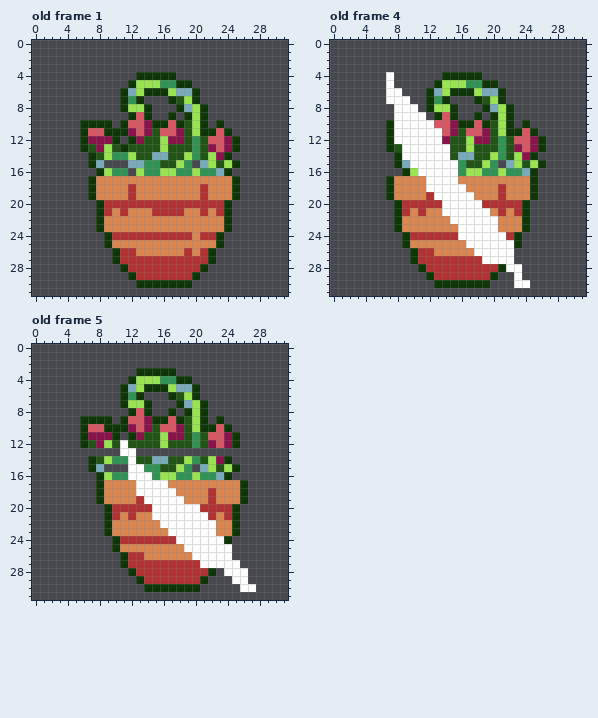
One commit to this pixel-art file: assets/plante.aseprite. Above, as it was before the edit.
32x32 pixels, 11 frames. Colours within 5 levels of each other are drawn and written as one. Shown: old frame 1, old frame 4, old frame 5. The commit also changed other frames, which this record leaves out.
The result:
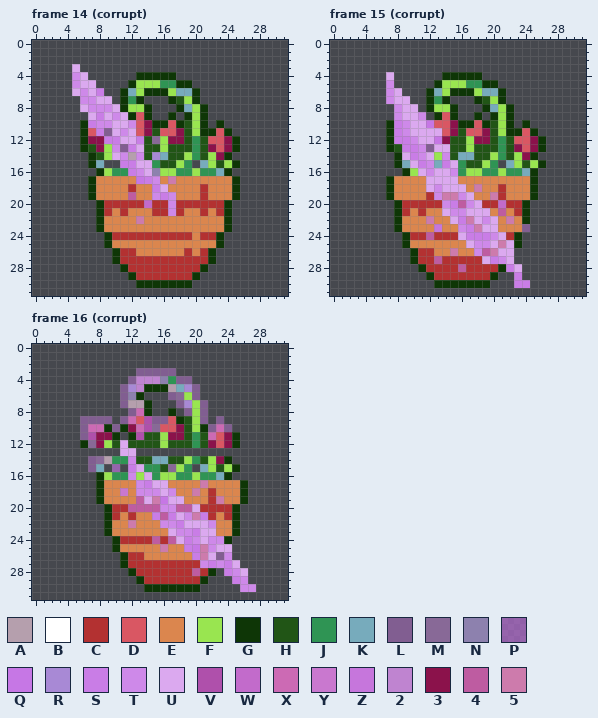
Palette (. is transparent): A #b59fad  B #ffffff  C #b33131  D #d95763  E #db864e  F #99e550  G #0e3606  H #215516  J #2f9454  K #77abbc  L #815e91  M #886997  N #8d81ae  P #c575e4a0  Q #c677e5  R #a889d5  S #c97de6  T #ce89e9  U #dba9ef  V #af50ab  W #c26bcb  X #cc6ab4  Y #c978cf  Z #c676dc  2 #bf84d0  3 #8b124b  4 #be5ca1  5 #cd7bac
A new or re-ordered frame is compared with the old frame closest to it.
What changed:
frames 11 -> 22
Changed rows in their new state; - is an unchanged pixel.
Frame 14 (corrupt) is new; against old frame 1, layer "Layer 2":
first column x 5:
 3 U------------
 4 TU-----------
 5 TUU----------
 6 UTUS---------
 7 -TTUU--------
 8 -UTTTU-------
 9 --USUTU------
10 --STTUUT-----
11 ---SLUTU-----
12 ----SSUUS-M--
13 -----TLSU----
14 -----UTAT-R--
15 ------SSUU---
16 -------STUN--
17 --------QST-5
18 ----------SU-
19 -------4--TST
20 ---------W--T
21 ------------T
22 --------5----
Frame 15 (corrupt) is new; against old frame 4, layer "Layer 2":
first column x 7:
 4 U-----------------
 5 T-----------------
 6 TU----------------
 7 TUU---------------
 8 -TUU--------------
 9 -TUUT-------------
10 -STUUQ------------
11 -STUUUU-----------
12 -SSTUUQ-----------
13 --SSTLUU----------
14 --USTUFT----------
15 ---USTKSU---------
16 ----UTUUT---------
17 -----UUUU---------
18 -----UTUUU-5------
19 ------T55TU--5----
20 -------TS4TU--W---
21 -------UTTUUU-4---
22 -----5--US5UTU-5--
23 ------Z--TS5UU---L
24 -----4---USSSTU---
25 ----------UTTU5U--
26 --------5--T45UU--
27 ------4-----USTU--
28 ---------4-----SU-
29 ----------------S-
30 ----------------SS
Frame 16 (corrupt) is new; against old frame 5, layer "Layer 2":
first column x 6:
 3 -------LLLLL----------
 4 ------L222N-LL--------
 5 -----LR2---A-RL-------
 6 -----LN----LM-L-------
 7 -----LAA----LR-L------
 8 ------LX-----L-L------
 9 LLLL-LX-VLL----L-L----
10 LXX-L--XVM------LXL---
11 LV-----V--------X-----
12 -M---U----------------
13 -----UU---------------
14 -LMA--T---------------
15 -L--P-SU---M----------
16 ------TFU-------------
17 -------TSUU----5------
18 -----Y-TTTUT--5-------
19 -------4U5QUU----5----
20 ------4444TT44U-------
21 ---------S4SUT5S------
22 ------5---TTSUUUT-----
23 -----------UTTSUU-----
24 ---------4-4USTUTT----
25 ----------5--SQ5TUU---
26 --------------S5ULT---
27 ---------------TSTSU--
28 --------------4---STU-
29 -------------------ST-
30 --------------------TT
Changed places in both pictures, as pixel boxes (x1, y1, x2, y2):
changed: (72, 64, 176, 224)
changed: (386, 72, 530, 288)
changed: (80, 368, 256, 592)
